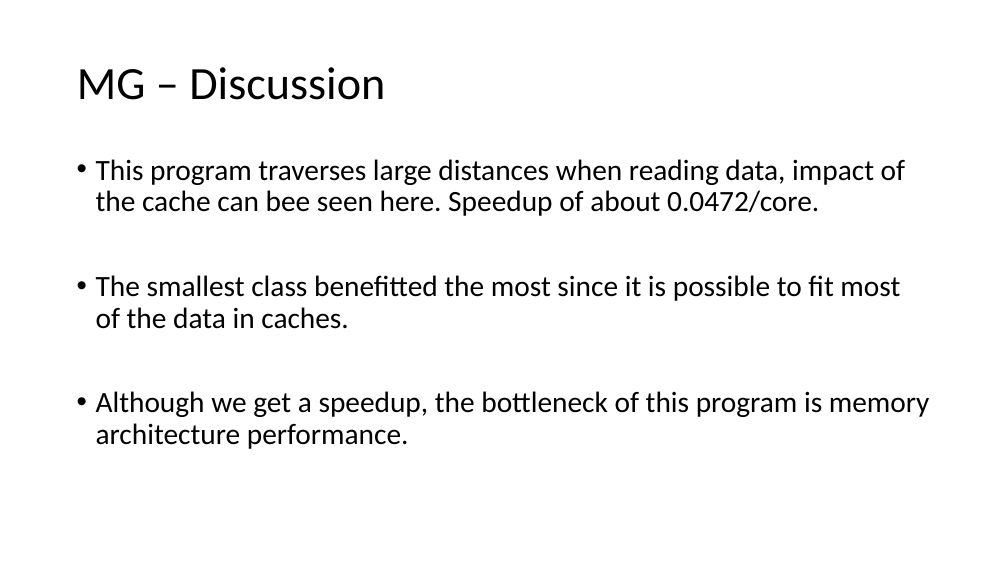
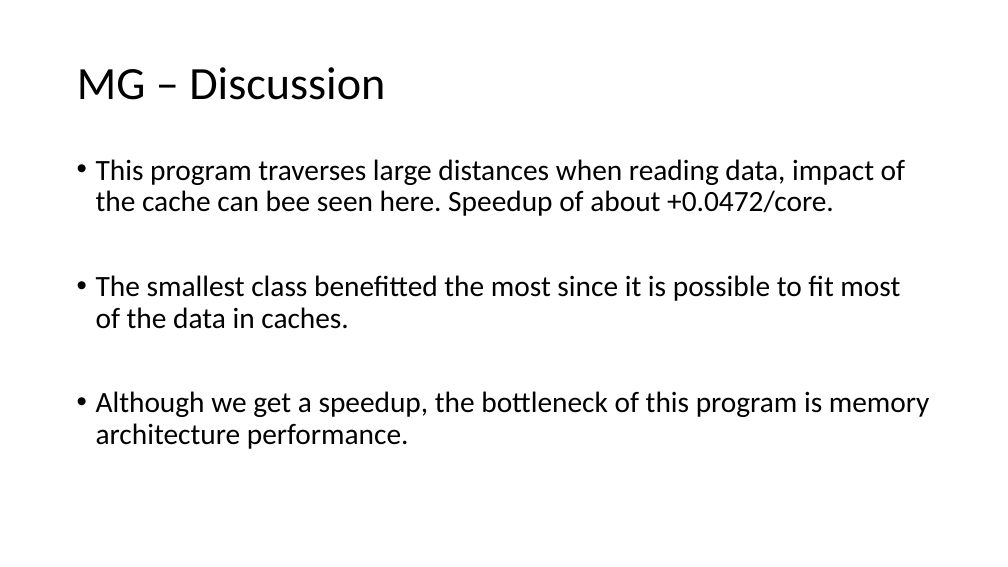
Before and after one commit to itomaldonado/multiprocessor-benchmarking-exploration, a slide deck: slide 18 of presentation.ppt. Drawn at 1008x567 pixels with LibreOffice and Linux fonts; fonts in the diff are those of the drawing. Boxes give left, top, right and bottom in pixels: in the first picture for what was removed or moved away, otherwise in the second. Text is boxed around its words. In the diff, an @@ line names an element or a change of style, - is before the commit and + after.

```diff
--- a/presentation.ppt
+++ b/presentation.ppt
@@ text at box(96, 159, 905, 216): text changed @@
-• This program traverses large distances when reading data, impact of the cache can bee seen here. Speedup of about 0.0472/core.
+• This program traverses large distances when reading data, impact of the cache can bee seen here. Speedup of about +0.0472/core.
```
Also in this commit, not shown: 7 other slides changed, 1 slide added.
